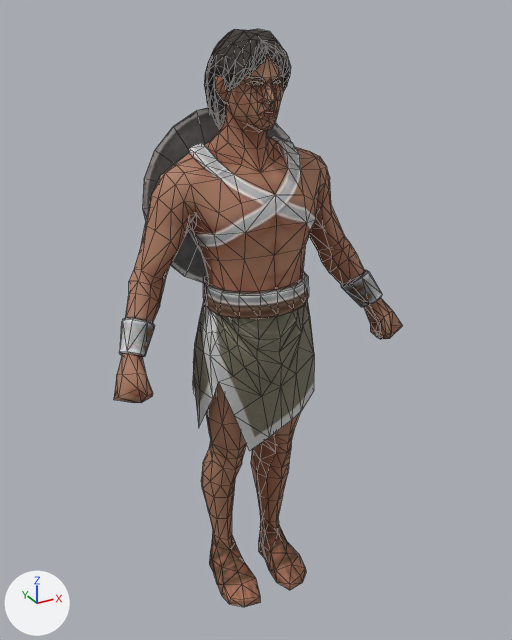
An edit to the glTF model public/assets/unit-models/37-fanatic.glb, drawn before and after from the same camera.
One viewpoint serves both versions: a 50 mm lens placed at (-1.1, -2.02, 2.15), pointed at (0.02, 0.03, 1.12). Every picture has the same lights, and +X, +Y and +Z are marked at lower left. The first picture is the older version. Mesh edges are drawn as thin lines. Vertices at exactly the same position are counted once.
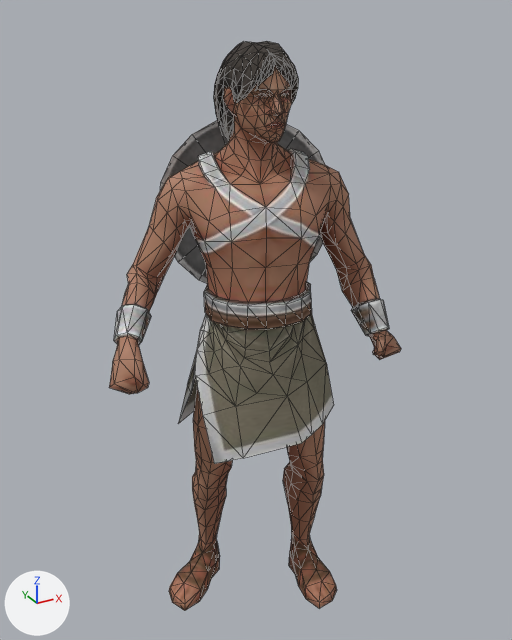
The change, as a diff of the scene's bpy script:
```diff
--- a/public/assets/unit-models/37-fanatic.glb.py
+++ b/public/assets/unit-models/37-fanatic.glb.py
@@ me_mesh_0 @@
 # used by ob_mesh_0; location = (0.0, 0.0, 0.0)
-me_mesh_0.from_pydata(...)  # 1190 vertices, 2287 faces; spans x -0.56..0.56, y -0.18..0.32, z 0.01..2.09
+me_mesh_0.from_pydata(...)  # 1190 vertices, 2287 faces; spans x -0.56..0.46, y -0.31..0.31, z 0.01..2.05
+# me_mesh_0 part 1: the loose piece of 280 vertices spanning x -0.12..0.12, y -0.09..0.18, z 1.77..2.09 is moved by (0.02, -0.01, -0.04)
+# me_mesh_0 part 2: the loose piece of 82 vertices spanning x -0.32..0.32, y 0.16..0.32, z 1.22..1.85 is turned -18.4 degrees about the z axis through its middle, then moved by (0.08, -0.03, -0.04)
+# me_mesh_0 part 3: 827 of 1190 vertices moved; they spanned x -0.56..0.56, y -0.18..0.21, z 0.01..2.03 and now span x -0.56..0.46, y -0.31..0.22, z 0.01..1.99; mean shift (0.0, -0.04, -0.02); largest move (-0.07, -0.17, 0.01) -> (-0.34, -0.07, 0.01)
 me_mesh_0.materials.append(mat_material_0)
```

Changed parts and their boxes [x1, y1, x2, y2] in the pictures (512 x 640 px; the box of a moved part takes in the faces that stretch with it):
'Mesh_0', reshaped
    before: [114, 29, 402, 607]
    after: [109, 41, 401, 611]
part 1 of me_mesh_0, moved or reshaped
    before: [204, 29, 291, 130]
    after: [214, 41, 298, 141]
part 2 of me_mesh_0, moved or reshaped
    before: [143, 108, 291, 283]
    after: [160, 120, 325, 284]
part 3 of me_mesh_0, moved or reshaped
    before: [114, 53, 402, 607]
    after: [109, 66, 401, 611]
